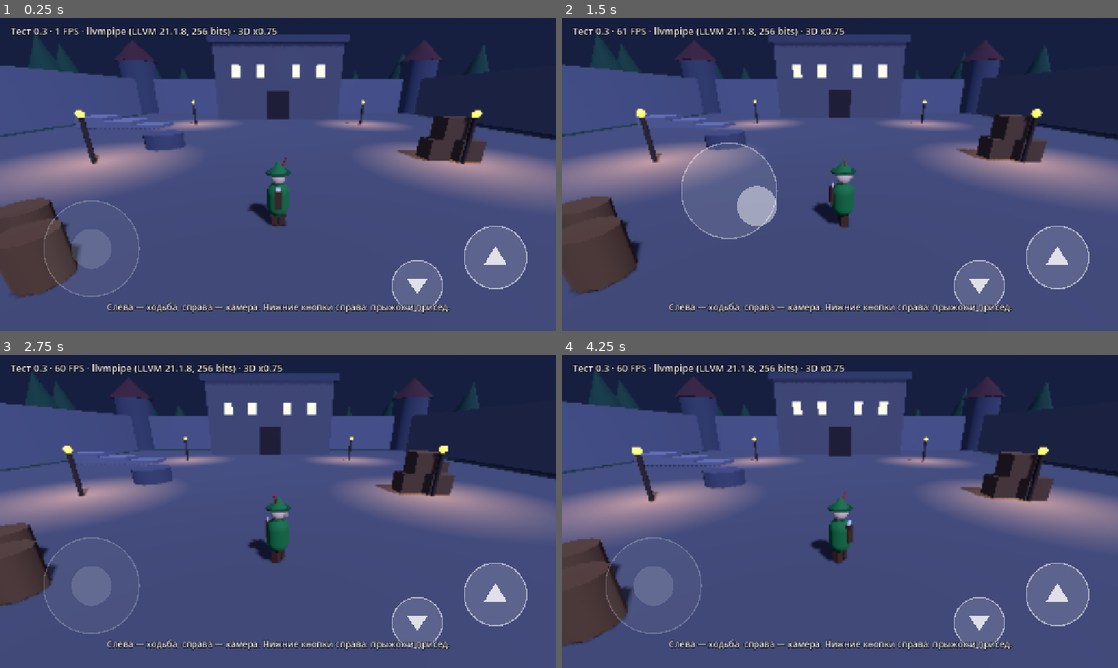
Above: before the commit, frames 1-4 (two rows, left to right).
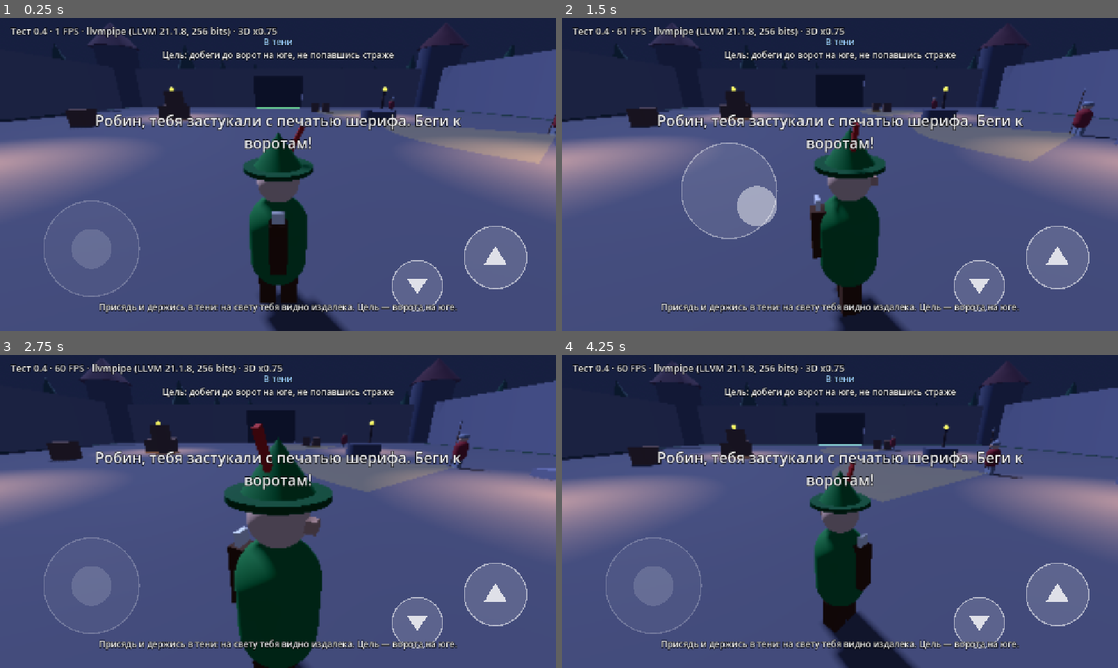
Above: after the commit, the same moments.

Repository: anon-anonymnyy/Robin-hood-game-
Game: Godot game, scene res://main.tscn
Two runs of this game, one before a commit and one after it. Both use one fixed random seed, a clock stepped at 60 frames per second and the inputs below.
Inputs (mouse positions are in pixels of both pictures, inside the frame that each line leads up to):
- Up to frame 1 (0.25 s): no input
- Up to frame 2 (1.5 s): move the mouse to (962, 158) at 0.52 s; click (962, 158) at 0.67 s; drag from (728, 190) to (812, 237) at 1.27 s
- Up to frame 3 (2.75 s): move the mouse to (333, 442) at 2.02 s; click (333, 442) at 2.17 s
- Up to frame 4 (4.25 s): drag from (812, 574) to (673, 464) at 2.77 s; move the mouse to (1006, 558) at 3.52 s; click (1006, 558) at 3.67 s

The runs differ from the first frame. In frame 1, 39% of the frame differs, in the area x 0-100%, y 1-100%; in frame 2, 39%; in frame 3, 41%; in frame 4, 39%.

Commit message:
Add files via upload

Diff:
--- /dev/null
+++ b/guard.gd
@@ -0,0 +1,319 @@
+extends CharacterBody3D
+# Стражник: ходит по маршруту, видит конусом, копит подозрение, при полном подозрении гонится за Робином.
+
+signal caught
+
+enum State { PATROL, LOOK, ALERT }
+
+const VIEW_DISTANCE := 11.0      # дальность зрения при средней заметности Робина
+const VIEW_HALF_ANGLE := 38.0    # половина угла обзора, градусы
+const CONE_SHOW_RADIUS := 10.0   # размер конуса на земле (только для показа)
+const PATROL_SPEED := 1.8
+const CHASE_SPEED := 4.2
+const GRAVITY := 16.0
+const WAIT_TIME := 1.4
+const SUSPICION_DECAY := 0.35
+const GIVE_UP_TIME := 4.0
+const CATCH_DISTANCE := 1.2
+const NEAR_SENSE := 1.6          # вплотную стражник замечает Робина и без взгляда
+
+var player = null
+var waypoints: Array = []
+var active: bool = true
+var suspicion: float = 0.0
+var state: int = State.PATROL
+
+var _yaw: float = 0.0
+var _body: Node3D
+var _cone_mat: StandardMaterial3D
+var _icon: Label3D
+var _cone: MeshInstance3D
+var _wp_index: int = 0
+var _wait: float = 0.0
+var _lost_timer: float = 0.0
+var _last_seen: Vector3 = Vector3.ZERO
+var _start_pos: Vector3 = Vector3.ZERO
+var _caught_sent: bool = false
+
+
+func _ready() -> void:
+	collision_layer = 4
+	collision_mask = 1
+	_start_pos = position
+
+	var capsule := CapsuleShape3D.new()
+	capsule.radius = 0.35
+	capsule.height = 1.8
+	var col := CollisionShape3D.new()
+	col.shape = capsule
+	col.position = Vector3(0.0, 0.9, 0.0)
+	add_child(col)
+
+	_body = Node3D.new()
+	add_child(_body)
+	_build_model()
+	_build_cone()
+
+	_icon = Label3D.new()
+	_icon.billboard = BaseMaterial3D.BILLBOARD_ENABLED
+	_icon.no_depth_test = true
+	_icon.font_size = 128
+	_icon.pixel_size = 0.006
+	_icon.outline_size = 32
+	_icon.position = Vector3(0.0, 2.7, 0.0)
+	_icon.text = ""
+	add_child(_icon)
+
+	_wp_index = 1 % maxi(waypoints.size(), 1)
+	_face_first_leg()
+	_body.rotation.y = _yaw
+
+
+func reset() -> void:
+	position = _start_pos
+	velocity = Vector3.ZERO
+	suspicion = 0.0
+	state = State.PATROL
+	_lost_timer = 0.0
+	_wait = 0.0
+	_caught_sent = false
+	_wp_index = 1 % maxi(waypoints.size(), 1)
+	_face_first_leg()
+
+
+func _face_first_leg() -> void:
+	if waypoints.size() >= 2:
+		var a: Vector3 = waypoints[0]
+		var b: Vector3 = waypoints[1]
+		var d := b - a
+		_yaw = atan2(-d.x, -d.z)
+
+
+func _physics_process(delta: float) -> void:
+	if player == null or not active:
+		velocity.x = 0.0
+		velocity.z = 0.0
+		_apply_gravity(delta)
+		move_and_slide()
+		_update_visuals()
+		return
+
+	var rate := _detect()
+	if rate > 0.0:
+		suspicion = minf(suspicion + rate * delta, 1.0)
+		_last_seen = player.global_position
+		_lost_timer = 0.0
+	else:
+		_lost_timer += delta
+		if state != State.ALERT and _lost_timer > 0.6:
+			suspicion = maxf(suspicion - SUSPICION_DECAY * delta, 0.0)
+
+	if state == State.ALERT:
+		if _lost_timer > GIVE_UP_TIME:
+			state = State.PATROL
+			suspicion = 0.2
+	elif suspicion >= 1.0:
+		state = State.ALERT
+		_lost_timer = 0.0
+	elif state == State.PATROL and suspicion > 0.25:
+		state = State.LOOK
+	elif state == State.LOOK and suspicion <= 0.05:
+		state = State.PATROL
+
+	var move_dir := Vector3.ZERO
+	if state == State.PATROL:
+		move_dir = _patrol_step(delta)
+	elif state == State.LOOK:
+		var look: Vector3 = _last_seen - global_position
+		look.y = 0.0
+		if look.length() > 0.1:
+			_turn_to(look, 5.0, delta)
+	else:
+		var chase: Vector3 = _last_seen - global_position
+		chase.y = 0.0
+		if chase.length() > 0.5:
+			move_dir = chase.normalized()
+			_turn_to(chase, 8.0, delta)
+
+	if state == State.ALERT and not _caught_sent:
+		var to_player: Vector3 = player.global_position - global_position
+		to_player.y = 0.0
+		if to_player.length() < CATCH_DISTANCE:
+			_caught_sent = true
+			caught.emit()
+			return
+
+	var speed := CHASE_SPEED if state == State.ALERT else PATROL_SPEED
+	velocity.x = move_dir.x * speed
+	velocity.z = move_dir.z * speed
+	_apply_gravity(delta)
+	move_and_slide()
+	_update_visuals()
+
+
+func _apply_gravity(delta: float) -> void:
+	if is_on_floor():
+		velocity.y = 0.0
+	else:
+		velocity.y -= GRAVITY * delta
+
+
+func _turn_to(dir: Vector3, turn_speed: float, delta: float) -> void:
+	var target := atan2(-dir.x, -dir.z)
+	_yaw = lerp_angle(_yaw, target, clampf(turn_speed * delta, 0.0, 1.0))
+
+
+# Возвращает направление шага (нулевой вектор, пока стражник ждёт или разворачивается).
+func _patrol_step(delta: float) -> Vector3:
+	if waypoints.size() < 2:
+		return Vector3.ZERO
+	var wp: Vector3 = waypoints[_wp_index]
+	var d: Vector3 = wp - global_position
+	d.y = 0.0
+	if d.length() < 0.5:
+		_wait += delta
+		if _wait >= WAIT_TIME:
+			_wait = 0.0
+			_wp_index = (_wp_index + 1) % waypoints.size()
+		return Vector3.ZERO
+	_wait = 0.0
+	_turn_to(d, 4.0, delta)
+	var target := atan2(-d.x, -d.z)
+	if absf(angle_difference(_yaw, target)) > 0.6:
+		return Vector3.ZERO
+	return d.normalized()
+
+
+# Скорость набора подозрения: 0 — не видит, иначе от 0.5 (далеко) до 2.2 (вплотную) в секунду.
+func _detect() -> float:
+	var eye := global_position + Vector3(0.0, 1.5, 0.0)
+	var crouched: bool = player.crouching
+	var target: Vector3 = player.global_position + Vector3(0.0, 0.7 if crouched else 1.2, 0.0)
+	var flat := Vector3(target.x - eye.x, 0.0, target.z - eye.z)
+	var dist := flat.length()
+	if dist < 0.01:
+		return 2.2
+	var vis: float = player.visibility()
+	var eff := VIEW_DISTANCE * vis
+	if dist > eff and dist > NEAR_SENSE:
+		return 0.0
+	if dist > NEAR_SENSE:
+		var fwd := Vector3(-sin(_yaw), 0.0, -cos(_yaw))
+		if fwd.dot(flat / dist) < cos(deg_to_rad(VIEW_HALF_ANGLE)):
+			return 0.0
+	var query := PhysicsRayQueryParameters3D.create(eye, target, 1)
+	var hit := get_world_3d().direct_space_state.intersect_ray(query)
+	if not hit.is_empty():
+		return 0.0
+	return lerpf(0.5, 2.2, clampf(1.0 - dist / eff, 0.0, 1.0))
+
+
+func _update_visuals() -> void:
+	_body.rotation.y = _yaw
+	var col := Color(1.0, 0.92, 0.35, 0.16)
+	if state == State.ALERT:
+		col = Color(1.0, 0.15, 0.1, 0.30)
+	elif suspicion > 0.02:
+		col = col.lerp(Color(1.0, 0.45, 0.1, 0.26), clampf(suspicion, 0.0, 1.0))
+	_cone_mat.albedo_color = col
+
+	# Конус сжимается, когда Робин в тени или присел: показывает реальную дальность зрения.
+	if player != null:
+		var vis: float = player.visibility()
+		var k := VIEW_DISTANCE * vis / CONE_SHOW_RADIUS
+		_cone.scale = _cone.scale.lerp(Vector3(k, 1.0, k), 0.2)
+
+	var t := ""
+	if state == State.ALERT:
+		t = "!"
+		_icon.modulate = Color(1.0, 0.2, 0.15)
+	elif state == State.LOOK:
+		t = "?"
+		_icon.modulate = Color(1.0, 0.9, 0.3)
+	if _icon.text != t:
+		_icon.text = t
+
+
+# ---------- Внешний вид ----------
+
+func _build_cone() -> void:
+	var half := deg_to_rad(VIEW_HALF_ANGLE)
+	var steps := 14
+	var st := SurfaceTool.new()
+	st.begin(Mesh.PRIMITIVE_TRIANGLES)
+	for i in range(steps):
+		var a0 := -half + 2.0 * half * float(i) / float(steps)
+		var a1 := -half + 2.0 * half * float(i + 1) / float(steps)
+		st.add_vertex(Vector3.ZERO)
+		st.add_vertex(Vector3(sin(a0) * CONE_SHOW_RADIUS, 0.0, -cos(a0) * CONE_SHOW_RADIUS))
+		st.add_vertex(Vector3(sin(a1) * CONE_SHOW_RADIUS, 0.0, -cos(a1) * CONE_SHOW_RADIUS))
+	var mesh := st.commit()
+
+	_cone_mat = StandardMaterial3D.new()
+	_cone_mat.shading_mode = BaseMaterial3D.SHADING_MODE_UNSHADED
+	_cone_mat.transparency = BaseMaterial3D.TRANSPARENCY_ALPHA
+	_cone_mat.cull_mode = BaseMaterial3D.CULL_DISABLED
+	_cone_mat.albedo_color = Color(1.0, 0.92, 0.35, 0.16)
+
+	var mi := MeshInstance3D.new()
+	mi.mesh = mesh
+	mi.material_override = _cone_mat
+	mi.position = Vector3(0.0, 0.09, 0.0)
+	mi.cast_shadow = GeometryInstance3D.SHADOW_CASTING_SETTING_OFF
+	_body.add_child(mi)
+	_cone = mi
+
+
+func _build_model() -> void:
+	var steel := Color(0.50, 0.52, 0.56)
+	var tabard := Color(0.55, 0.14, 0.12)
+	var skin := Color(0.88, 0.70, 0.56)
+	var wood := Color(0.35, 0.24, 0.13)
+
+	var leg := BoxMesh.new()
+	leg.size = Vector3(0.2, 0.45, 0.22)
+	_part(leg, steel, Vector3(-0.13, 0.22, 0.0))
+	_part(leg, steel, Vector3(0.13, 0.22, 0.0))
+
+	var torso := CapsuleMesh.new()
+	torso.radius = 0.32
+	torso.height = 1.05
+	_part(torso, tabard, Vector3(0.0, 0.92, 0.0))
+
+	var head := SphereMesh.new()
+	head.radius = 0.2
+	head.height = 0.4
+	_part(head, skin, Vector3(0.0, 1.55, 0.0))
+
+	# Нос показывает, куда смотрит стражник (вперёд = минус Z).
+	var nose := BoxMesh.new()
+	nose.size = Vector3(0.08, 0.08, 0.12)
+	_part(nose, Color(0.78, 0.58, 0.45), Vector3(0.0, 1.53, -0.2))
+
+	var helmet := SphereMesh.new()
+	helmet.radius = 0.23
+	helmet.height = 0.3
+	_part(helmet, steel, Vector3(0.0, 1.66, 0.0))
+
+	var spear := CylinderMesh.new()
+	spear.top_radius = 0.025
+	spear.bottom_radius = 0.025
+	spear.height = 2.3
+	_part(spear, wood, Vector3(0.42, 1.15, 0.0))
+
+	var tip := CylinderMesh.new()
+	tip.top_radius = 0.0
+	tip.bottom_radius = 0.07
+	tip.height = 0.25
+	_part(tip, steel, Vector3(0.42, 2.42, 0.0))
+
+
+func _part(mesh: Mesh, color: Color, pos: Vector3) -> void:
+	var mi := MeshInstance3D.new()
+	mi.mesh = mesh
+	var mat := StandardMaterial3D.new()
+	mat.albedo_color = color
+	mat.roughness = 0.85
+	mi.material_override = mat
+	mi.position = pos
+	_body.add_child(mi)
--- a/hud.gd
+++ b/hud.gd
@@ -24,6 +24,12 @@
 var _overlay = null
 var _info: Label
 var _hint: Label
+var _light: Label
+var _obj: Label
+var _msg: Label
+var _msg_time: float = 0.0
+var suspicion: float = 0.0
+var _lit: bool = false
 
 
 # Холст, на котором рисуются джойстик и кнопки.
@@ -51,10 +57,53 @@
 
 	_hint = Label.new()
 	_hint.horizontal_alignment = HORIZONTAL_ALIGNMENT_CENTER
-	_hint.text = "Слева — ходьба, справа — камера. Нижние кнопки справа: прыжок и присед."
+	_hint.text = "Присядь и держись в тени: на свету тебя видно издалека. Цель — ворота на юге."
 	_style_label(_hint, 20)
 	add_child(_hint)
-	get_tree().create_timer(12.0).timeout.connect(_hint.hide)
+	get_tree().create_timer(14.0).timeout.connect(_hint.hide)
+
+	_light = Label.new()
+	_light.horizontal_alignment = HORIZONTAL_ALIGNMENT_CENTER
+	_style_label(_light, 20)
+	add_child(_light)
+
+	_obj = Label.new()
+	_obj.horizontal_alignment = HORIZONTAL_ALIGNMENT_CENTER
+	_style_label(_obj, 20)
+	add_child(_obj)
+
+	_msg = Label.new()
+	_msg.horizontal_alignment = HORIZONTAL_ALIGNMENT_CENTER
+	_msg.vertical_alignment = VERTICAL_ALIGNMENT_CENTER
+	_msg.autowrap_mode = TextServer.AUTOWRAP_WORD_SMART
+	_style_label(_msg, 34)
+	_msg.visible = false
+	add_child(_msg)
+
+
+func set_suspicion(v: float) -> void:
+	suspicion = v
+
+
+func set_lit(b: bool) -> void:
+	if b == _lit and _light.text != "":
+		return
+	_lit = b
+	if b:
+		_light.text = "На свету: тебя видно издалека"
+		_light.add_theme_color_override("font_color", Color(1.0, 0.75, 0.35))
+	else:
+		_light.text = "В тени"
+		_light.add_theme_color_override("font_color", Color(0.6, 0.8, 1.0))
+
+
+func set_objective(text: String) -> void:
+	_obj.text = text
+
+
+func show_message(text: String, seconds: float) -> void:
+	_msg.text = text
+	_msg_time = seconds
 
 
 func _notification(what: int) -> void:
@@ -93,9 +142,17 @@
 
 func _process(delta: float) -> void:
 	var vp := _vp()
-	_info.text = "Тест 0.3 · %d FPS · %s · 3D x%.2f" % [int(Engine.get_frames_per_second()), RenderingServer.get_video_adapter_name(), get_viewport().scaling_3d_scale]
+	_info.text = "Тест 0.4 · %d FPS · %s · 3D x%.2f" % [int(Engine.get_frames_per_second()), RenderingServer.get_video_adapter_name(), get_viewport().scaling_3d_scale]
 	_hint.position = Vector2(0.0, vp.y - 70.0)
 	_hint.size = Vector2(vp.x, 40.0)
+	_light.position = Vector2(0.0, 40.0)
+	_light.size = Vector2(vp.x, 28.0)
+	_obj.position = Vector2(0.0, 70.0)
+	_obj.size = Vector2(vp.x, 28.0)
+	_msg_time = maxf(_msg_time - delta, 0.0)
+	_msg.visible = _msg_time > 0.0
+	_msg.position = Vector2(vp.x * 0.15, vp.y * 0.28)
+	_msg.size = Vector2(vp.x * 0.7, 120.0)
 	_jump_flash = maxf(_jump_flash - delta * 4.0, 0.0)
 	_overlay.queue_redraw()
 
@@ -156,6 +213,14 @@
 
 # Вызывается из Overlay во время отрисовки.
 func draw_overlay(c: Control) -> void:
+	# Шкала подозрения стражи (вверху по центру)
+	if suspicion > 0.01:
+		var bw := 360.0
+		var bx := _vp().x * 0.5 - bw * 0.5
+		var s := clampf(suspicion, 0.0, 1.0)
+		c.draw_rect(Rect2(bx - 3.0, 11.0, bw + 6.0, 24.0), Color(0, 0, 0, 0.45))
+		c.draw_rect(Rect2(bx, 14.0, bw * s, 18.0), Color(1.0, 0.9, 0.3).lerp(Color(1.0, 0.15, 0.1), s))
+
 	# Джойстик
 	if _stick_id != -1:
 		c.draw_circle(_stick_center, STICK_RADIUS, Color(1, 1, 1, 0.10))
--- a/main.gd
+++ b/main.gd
@@ -1,9 +1,12 @@
 extends Node3D
-# Робин Гуд: Не тот кошелёк. Тестовая сборка 0.1.
-# Двор Ноттингемского замка ночью: ходьба, прыжок, присед, камера от третьего лица.
+# Робин Гуд: Не тот кошелёк. Тестовая сборка 0.4.
+# Двор замка ночью: стража, свет и тень, цель миссии — ворота на юге.
 
 const PlayerScript = preload("res://player.gd")
 const HudScript = preload("res://hud.gd")
+const GuardScript = preload("res://guard.gd")
+
+const SPAWN := Vector3(0.0, 0.3, -12.5)
 
 const LOOK_SENSITIVITY := 0.006
 const PITCH_MIN := -1.2
@@ -13,8 +16,11 @@
 var _hud = null
 var _rig: Node3D
 var _pitch_node: Node3D
-var _yaw: float = 0.0
+var _yaw: float = PI
 var _pitch: float = -0.35
+var _guards: Array = []
+var _torches: Array = []
+var _won: bool = false
 
 
 func _ready() -> void:
@@ -23,6 +29,10 @@
 	_spawn_player()
 	_build_camera()
 	_build_hud()
+	_spawn_guards()
+	_build_goal()
+	_hud.set_objective("Цель: добеги до ворот на юге, не попавшись страже")
+	_hud.show_message("Робин, тебя застукали с печатью шерифа. Беги к воротам!", 6.0)
 
 
 func _process(delta: float) -> void:
@@ -34,6 +44,14 @@
 	_rig.rotation.y = _yaw
 	_pitch_node.rotation.x = _pitch
 
+	var worst := 0.0
+	if not _won:
+		for g in _guards:
+			var s: float = g.suspicion
+			worst = maxf(worst, s)
+	_hud.set_suspicion(worst)
+	_hud.set_lit(_player.is_lit())
+
 
 func _on_look_moved(rel: Vector2) -> void:
 	_yaw -= rel.x * LOOK_SENSITIVITY
@@ -44,8 +62,9 @@
 
 func _spawn_player() -> void:
 	_player = PlayerScript.new()
-	_player.position = Vector3(0.0, 0.3, 14.0)
+	_player.torch_positions = _torches
 	add_child(_player)
+	_player.respawn(SPAWN)
 
 
 func _build_camera() -> void:
@@ -83,6 +102,62 @@
 	_player.hud = _hud
 
 
+# ---------- Стража и цель миссии ----------
+
+func _spawn_guards() -> void:
+	var routes: Array = [
+		[Vector3(-16.0, 0.0, -2.0), Vector3(16.0, 0.0, -2.0)],
+		[Vector3(-14.0, 0.0, 13.5), Vector3(14.0, 0.0, 13.5), Vector3(14.0, 0.0, 19.5), Vector3(-14.0, 0.0, 19.5)],
+	]
+	for route in routes:
+		var first: Vector3 = route[0]
+		var g = GuardScript.new()
+		g.waypoints = route
+		g.player = _player
+		g.position = first + Vector3(0.0, 0.3, 0.0)
+		add_child(g)
+		g.caught.connect(_on_caught)
+		_guards.append(g)
+
+
+func _build_goal() -> void:
+	# Зелёная светящаяся полоса у ворот и невидимая зона, в которую нужно войти.
+	_add_deco(_box_mesh(Vector3(7.0, 0.04, 2.4)), Vector3(0.0, 0.04, 23.6), Color(0.3, 1.0, 0.4), true)
+	var area := Area3D.new()
+	area.collision_layer = 0
+	area.collision_mask = 2
+	area.position = Vector3(0.0, 2.0, 23.6)
+	var cs := CollisionShape3D.new()
+	var shape := BoxShape3D.new()
+	shape.size = Vector3(7.0, 4.0, 2.4)
+	cs.shape = shape
+	area.add_child(cs)
+	add_child(area)
+	area.body_entered.connect(_on_goal_entered)
+
+
+func _on_goal_entered(body: Node3D) -> void:
+	if body != _player or _won:
+		return
+	_won = true
+	for g in _guards:
+		g.active = false
+	_hud.show_message("Миссия 1 пройдена! Робин сбежал из замка с печатью шерифа.", 9.0)
+	_hud.set_objective("Тест миссии 1 завершён")
+
+
+func _on_caught() -> void:
+	if _won:
+		return
+	_hud.show_message("Тебя поймали! Пробуем ещё раз.", 2.5)
+	_player.respawn(SPAWN)
+	_yaw = PI
+	_pitch = -0.35
+	_rig.global_position = SPAWN + Vector3(0.0, 1.5, 0.0)
+	for g in _guards:
+		g.reset()
+
+
 # ---------- Окружение: ночное небо, луна, туман ----------
 
 func _build_environment() -> void:
@@ -183,6 +258,7 @@
 
 
 func _add_torch(x: float, z: float) -> void:
+	_torches.append(Vector3(x, 0.0, z))
 	_add_cylinder(Vector3(x, 1.2, z), 0.12, 2.4, Color(0.25, 0.17, 0.10))
 	var flame := SphereMesh.new()
 	flame.radius = 0.2
--- a/player.gd
+++ b/player.gd
@@ -9,10 +9,12 @@
 const STAND_HEIGHT := 1.8
 const CROUCH_HEIGHT := 1.1
 const RADIUS := 0.35
+const LIT_RADIUS := 5.0
 
 var hud = null
 var cam_yaw: float = 0.0
 var crouching: bool = false
+var torch_positions: Array = []
 
 var _visual: Node3D
 var _col: CollisionShape3D
@@ -100,6 +102,28 @@
 	_visual.add_child(mi)
 
 
+func is_lit() -> bool:
+	for t in torch_positions:
+		var tp: Vector3 = t
+		if Vector2(tp.x - global_position.x, tp.z - global_position.z).length() < LIT_RADIUS:
+			return true
+	return false
+
+
+# Насколько заметен Робин: на свету и стоя — больше всего, в тени и присев — меньше всего.
+func visibility() -> float:
+	var v := 1.3 if is_lit() else 0.8
+	if crouching:
+		v *= 0.55
+	return v
+
+
+func respawn(pos: Vector3) -> void:
+	global_position = pos
+	velocity = Vector3.ZERO
+	_visual.rotation.y = PI
+
+
 func queue_jump() -> void:
 	_jump_queued = true
 
